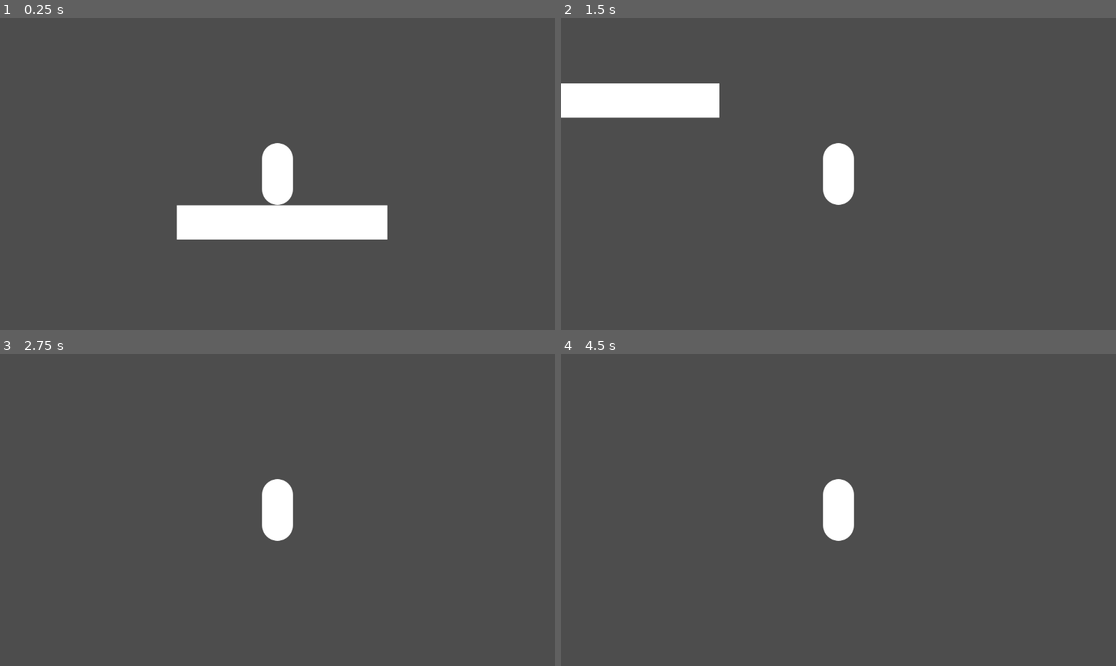
Above: before the commit, frames 1-4 (two rows, left to right).
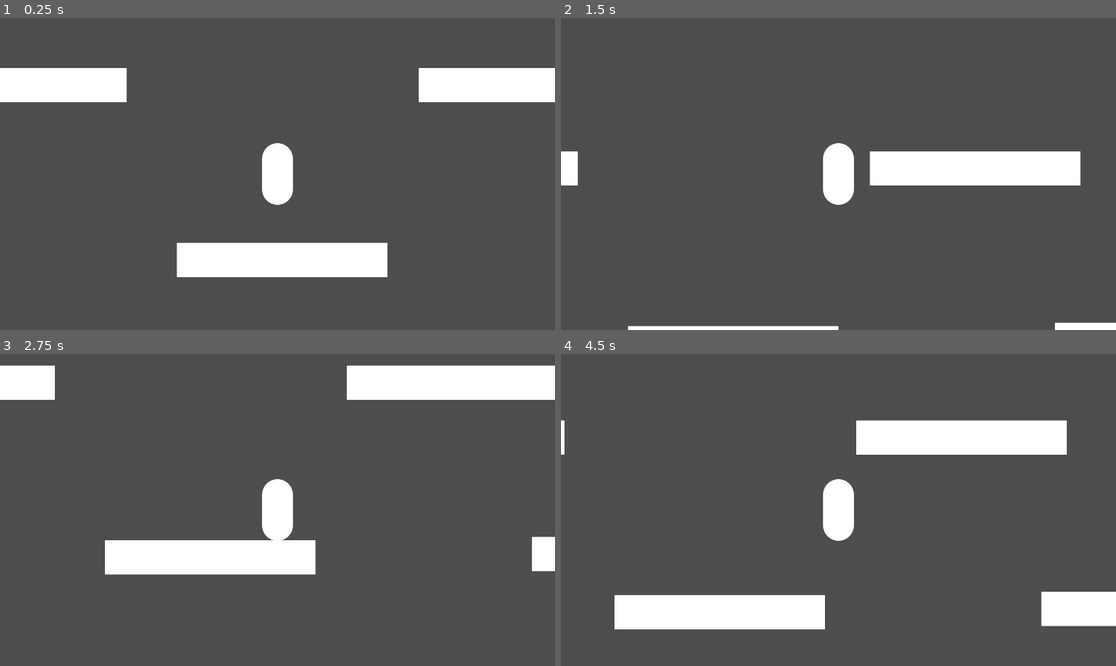
Above: after the commit, the same moments.

Repository: cookiemonsternz/SLIFT-Public
Game: Godot game, scene res://scenes/test.tscn
Same seed, same stepped clock (60 frames per second), same inputs: the game is played once before the commit and once after it.
Inputs (mouse positions are in pixels of both pictures, inside the frame that each line leads up to):
- Up to frame 1 (0.25 s): no input
- Up to frame 2 (1.5 s): move the mouse to (960, 158) at 0.52 s; hold D (move_right) from 0.53 s (still down); click (960, 158) at 0.6 s; tap Space (player_jump) at 0.77 s; move the mouse to (727, 189) at 1.27 s; click (727, 189) at 1.35 s
- Up to frame 3 (2.75 s): tap Space (player_jump) at 1.52 s; move the mouse to (333, 441) at 2.02 s; release D (move_right) at 2.03 s; hold A (move_left) from 2.03 s (still down); click (333, 441) at 2.1 s
- Up to frame 4 (4.5 s): move the mouse to (810, 572) at 2.77 s; release A (move_left) at 2.78 s; hold D (move_right) 2.78-4.28 s; click (810, 572) at 2.85 s; tap Space (player_jump) at 3.02, 3.77 s; move the mouse to (1005, 556) at 3.52 s; click (1005, 556) at 3.6 s; move the mouse to (672, 463) at 4.27 s; hold A (move_left) from 4.28 s (still down); click (672, 463) at 4.35 s

The runs differ from the first frame. In frame 1, 14% of the frame differs, in the area x 0-100%, y 16-84%; in frame 2, 8.4%; in frame 3, 10%; in frame 4, 10%.

Commit message:
finished swing physics

Diff:
--- a/scenes/light.tscn
+++ b/scenes/light.tscn
@@ -5,16 +5,16 @@
 [sub_resource type="RectangleShape2D" id="RectangleShape2D_f3dhg"]
 size = Vector2(61, 51)
 
-[node name="Node2D" type="Area2D" node_paths=PackedStringArray("exposure_data")]
+[node name="Light" type="Area2D" node_paths=PackedStringArray("exposure_data")]
 script = ExtResource("1_7qyk1")
-exposure_data = NodePath("Exposure")
+exposure_data = NodePath("ExposureDelay")
 
 [node name="CollisionShape2D" type="CollisionShape2D" parent="."]
 shape = SubResource("RectangleShape2D_f3dhg")
 
-[node name="Exposure" type="Timer" parent="."]
+[node name="ExposureDelay" type="Timer" parent="."]
 wait_time = 0.1
 
 [connection signal="body_entered" from="." to="." method="_on_body_entered"]
 [connection signal="body_exited" from="." to="." method="_on_body_exited"]
-[connection signal="timeout" from="Exposure" to="." method="_on_exposure_timeout"]
+[connection signal="timeout" from="ExposureDelay" to="." method="_on_exposure_timeout"]
--- a/scenes/player.tscn
+++ b/scenes/player.tscn
@@ -49,16 +49,19 @@
 radius = 32.0
 height = 128.0
 
-[node name="Player" type="CharacterBody2D" node_paths=PackedStringArray("jump_buffer_timer", "Kyote", "grapple_origin", "rope", "raycast", "player_physics_follow")]
+[node name="Player" type="CharacterBody2D" node_paths=PackedStringArray("grapple_origin", "rope", "raycast", "player_physics_follow", "jump_buffer_timer", "coyote_time_timer")]
 script = ExtResource("1_l73r6")
-jump_buffer_timer = NodePath("JumpBufferTimer")
-Kyote = NodePath("Kyote")
 grapple_origin = NodePath("Grapple Components/GrappleOrigin")
 rope = NodePath("Grapple Components/Rope")
 raycast = NodePath("Grapple Components/RayCast2D")
 player_physics_follow = NodePath("Grapple Components/PlayerPhysicsFollow")
 launch_type = 1
-launch_speed = 15.0
+launch_speed = 20.0
+jump_buffer_timer = NodePath("JumpBufferTimer")
+coyote_time_timer = NodePath("CoyoteTimeTimer")
+gravity_strength = 700.0
+move_speed = 10.0
+coyote_time_time = 0.25
 
 [node name="CollisionShape2D" type="CollisionShape2D" parent="."]
 shape = SubResource("CapsuleShape2D_rh5mj")
@@ -69,11 +72,9 @@
 [node name="Camera2D" type="Camera2D" parent="."]
 
 [node name="JumpBufferTimer" type="Timer" parent="."]
-wait_time = 0.108
 one_shot = true
 
-[node name="Kyote" type="Timer" parent="."]
-wait_time = 0.25
+[node name="CoyoteTimeTimer" type="Timer" parent="."]
 one_shot = true
 
 [node name="Grapple Components" type="Node2D" parent="."]
@@ -94,7 +95,6 @@
 top_level = true
 collision_layer = 2
 collision_mask = 0
-mass = 0.306
 lock_rotation = true
 script = ExtResource("5_74d1f")
 
--- a/scenes/rope.tscn
+++ b/scenes/rope.tscn
@@ -4,3 +4,4 @@
 
 [node name="Rope" type="Line2D"]
 script = ExtResource("1_uhtba")
+precision = 100
--- a/scenes/test.tscn
+++ b/scenes/test.tscn
@@ -47,17 +47,56 @@
 scale = Vector2(3.41406, 0.554688)
 texture = SubResource("Texture2D_g27ne")
 
+[node name="Floor2" type="StaticBody2D" parent="."]
+position = Vector2(-541, -363)
+
+[node name="CollisionShape2D" type="CollisionShape2D" parent="Floor2"]
+position = Vector2(0, 26)
+shape = SubResource("RectangleShape2D_n3i5c")
+
+[node name="Sprite2D" type="Sprite2D" parent="Floor2"]
+position = Vector2(-0.500008, 25.5)
+scale = Vector2(3.41406, 0.554688)
+texture = SubResource("Texture2D_g27ne")
+
+[node name="Floor3" type="StaticBody2D" parent="."]
+position = Vector2(502, -363)
+
+[node name="CollisionShape2D" type="CollisionShape2D" parent="Floor3"]
+position = Vector2(0, 26)
+shape = SubResource("RectangleShape2D_n3i5c")
+
+[node name="Sprite2D" type="Sprite2D" parent="Floor3"]
+position = Vector2(-0.500008, 25.5)
+scale = Vector2(3.41406, 0.554688)
+texture = SubResource("Texture2D_g27ne")
+
+[node name="Floor4" type="StaticBody2D" parent="."]
+position = Vector2(886, -7)
+
+[node name="CollisionShape2D" type="CollisionShape2D" parent="Floor4"]
+position = Vector2(0, 26)
+shape = SubResource("RectangleShape2D_n3i5c")
+
+[node name="Sprite2D" type="Sprite2D" parent="Floor4"]
+position = Vector2(-0.500008, 25.5)
+scale = Vector2(3.41406, 0.554688)
+texture = SubResource("Texture2D_g27ne")
+
+[node name="Floor5" type="StaticBody2D" parent="."]
+position = Vector2(-880, 22)
+
+[node name="CollisionShape2D" type="CollisionShape2D" parent="Floor5"]
+position = Vector2(0, 26)
+shape = SubResource("RectangleShape2D_n3i5c")
+
+[node name="Sprite2D" type="Sprite2D" parent="Floor5"]
+position = Vector2(-0.500008, 25.5)
+scale = Vector2(3.41406, 0.554688)
+texture = SubResource("Texture2D_g27ne")
+
 [node name="Player" parent="." instance=ExtResource("1_ul5aj")]
 position = Vector2(-10, -175)
-rotate_over_time = true
-rotation_speed = 4.0
-has_max_distance = false
-max_distance = 1000.0
-launch_to_point = true
-launch_speed = 1.0
-auto_configure_distance = false
-target_distance = 3.0
-target_stiffness = 1.0
 
 [node name="Node2D" parent="." instance=ExtResource("4_637dr")]
 position = Vector2(170, -88)
--- a/scripts/player.gd
+++ b/scripts/player.gd
@@ -1,96 +1,107 @@
 extends CharacterBody2D
 
-@export var jump_buffer_timer: Timer
-@export var Kyote: Timer
+#### Grappling ####
+@export_group("Grappling")
 
-#### Grappling ####
-@export_group("References")
+@export_subgroup("References")
 @export var grapple_origin: Node2D
 @export var rope: Line2D
 @export var raycast: RayCast2D
 @export var player_physics_follow: RigidBody2D
 
-@export_group("Rotation")
-@export var rotate_over_time: bool = true
-@export_range(0, 60) var rotation_speed: float = 4;
-
-@export_group("Distance")
+@export_subgroup("Distance")
 @export var has_max_distance: bool = false
 @export var max_distance: float = 1000
+
+@export_subgroup("Launching")
+@export var launch_type: LaunchType = LaunchType.Transform_Launch
+@export var launch_speed: float = 1
 
 enum LaunchType {
 	Transform_Launch,
 	Physics_Launch
 }
 
-@export_group("Launching")
-@export var launch_to_point: bool = true
-@export var launch_type: LaunchType = LaunchType.Transform_Launch
-@export var launch_speed: float = 1
-
-@export_group("No Launch to Point")
-@export var auto_configure_distance = false
-@export var target_distance: float = 3
-@export var target_stiffness: float = 1
-
 var grapple_distance_vector: Vector2
 var grapple_target_position: Vector2
 
+# The target body which the grapple connects to
 var grapple_target: PhysicsBody2D
+# Normally null, init a new one when we need it
+# Need to refactor this if we want multiple grapples (l/r)
 var spring_joint: DampedSpringJoint2D
 
-const GRAPPLE_STRENGTH = 100
 
 #### Player Movement ####
+@export_group("Player Movement")
 
-const JUMP_VELOCITY = -700.0 # Maximum jump strength
+@export_subgroup("References")
+@export var jump_buffer_timer: Timer
+@export var coyote_time_timer: Timer
+
+@export_subgroup("Jumping")
+@export var jump_velocity = -700.0 # Maximum jump strength
+@export var gravity_strength = 3000.0 # Gravity strength
+@export var jump_buffer_time = 0.1 # Time in seconds to buffer a jump
+
+@export_subgroup("Movement")
+@export var move_speed = 500.0 # Movement speed
+@export var coyote_time_time = 0.1 # Time in seconds to allow a coyote jump
 
 
-const gravity_strength = 3000
+var can_coyote: bool = false
+var coyote_jump_available := true
+var coyote_timer_reset := true
+
 var light_exposure = 0
-var can_kyote: bool = false
-var coyote_jump_available := true
-var kyote_timer_reset = true
-var timer = Timer.new()
+
+var current_move_mode = MoveStates.GROUND
 
 enum MoveStates {
 	GROUND,
 	AIR
 }
 
-var current_move_mode = MoveStates.GROUND
+# Set the timer duration based on the export vars
+func _ready() -> void:
+	coyote_time_timer.wait_time = coyote_time_time
+	jump_buffer_timer.wait_time = jump_buffer_time
 
 func _process(delta: float) -> void:
 	match current_move_mode:
 		MoveStates.GROUND:
 			var input_chosen = Input.get_axis("move_left", "move_right")
 			var hit_jump = Input.is_action_just_pressed("player_jump")
+			var is_on_floor = is_on_floor()
 
-			if is_on_floor():
-				can_kyote = true
-				kyote_timer_reset = true
+			if is_on_floor:
+				can_coyote = true
+				coyote_timer_reset = true
 
-			if can_kyote == true and velocity.y > 0 and kyote_timer_reset == true:
-				Kyote.start()
-				kyote_timer_reset = false
+			if can_coyote and velocity.y > 0 and coyote_timer_reset:
+				coyote_time_timer.start()
+				coyote_timer_reset = false
 
-			if not is_on_floor() and can_kyote == true and hit_jump and Kyote.time_left > 0:
-				velocity.y = JUMP_VELOCITY
+			if not is_on_floor and can_coyote and hit_jump and coyote_time_timer.time_left > 0:
+				velocity.y = jump_velocity
 
-			if not is_on_floor():
+			if not is_on_floor:
 				velocity.y += gravity_strength * delta
 
-			if not is_on_floor() and hit_jump:
+			if not is_on_floor and hit_jump:
 				jump_buffer_timer.start()
 
-			if is_on_floor() and jump_buffer_timer.time_left >  0:
-				velocity.y = JUMP_VELOCITY
+			if is_on_floor and jump_buffer_timer.time_left >  0:
+				velocity.y = jump_velocity
 				jump_buffer_timer.stop()
 
-			velocity.x = 500 * input_chosen
-			if hit_jump and is_on_floor():
-				can_kyote = false
-				velocity.y = JUMP_VELOCITY
+			if hit_jump and is_on_floor:
+				can_coyote = false
+				velocity.y = jump_velocity
+
+			velocity.x += move_speed * input_chosen
+
+			velocity *= 0.99
 
 			move_and_slide()
 		MoveStates.AIR:
@@ -104,6 +115,10 @@
 			player_physics_follow.set_vel(velocity)
 		MoveStates.AIR:
 			pass
+			#if spring_joint != null and spring_joint.length >= 30:
+				#print(spring_joint.length)
+				#spring_joint.length -= 5
+				#spring_joint.rest_length -= 5
 
 func handle_grapple_input():
 	if Input.is_action_just_pressed("grapple_left"):
@@ -114,9 +129,10 @@
 		if spring_joint != null:
 			spring_joint.queue_free()
 			current_move_mode = MoveStates.GROUND
+			velocity = player_physics_follow.linear_velocity
 
 
-# Sets the grapple target to the mouse position
+# Gets the body to connect to, and sets the grapple_target_position
 func set_grapple_target() -> void:
 	var distance_vector = get_global_mouse_position() - global_position
 	raycast.target_position = to_local(distance_vector * 100)
@@ -132,18 +148,25 @@
 func grapple() -> void:
 	match (launch_type):
 		LaunchType.Physics_Launch:
-			spring_joint = create_spring_joint(global_position, grapple_target_position, player_physics_follow, grapple_target, grapple_distance_vector.length())
-			spring_joint.stiffness = launch_speed
+			spring_joint = create_spring_joint(global_position, grapple_target_position, player_physics_follow, grapple_target, 100)
 			current_move_mode = MoveStates.AIR
 
 func create_spring_joint(point_a: Vector2, point_b: Vector2, body_a: PhysicsBody2D, body_b: PhysicsBody2D, rest_length: float) -> DampedSpringJoint2D:
+	print("Making spring joint")
 	var spring = DampedSpringJoint2D.new()
-	get_tree().root.add_child(spring)
+
+	spring.length = grapple_distance_vector.length()
+	spring.rest_length = rest_length
+
+	spring.stiffness = launch_speed
+
 	spring.global_position = point_a
 	spring.look_at(point_b)
 	spring.rotation_degrees -= 90
-	spring.length = rest_length#body_a.global_position.distance_to(body_b.global_position)
-	spring.rest_length = rest_length
+
 	spring.node_a = body_a.get_path()
 	spring.node_b = body_b.get_path()
+
+	get_tree().root.add_child(spring)
+
 	return spring
--- a/scripts/rope.gd
+++ b/scripts/rope.gd
@@ -53,7 +53,7 @@
 func draw_rope(delta: float) -> void:
 	if not straight_line:
 		if len(self.points) != 0:
-			if to_global(points[len(points) - 1]).x == player.grapple_target_position.x:
+			if to_global(points[len(points) - 1]).distance_to(player.grapple_target_position) < 8:
 				straight_line = true
 				player.grapple()
 			else:
